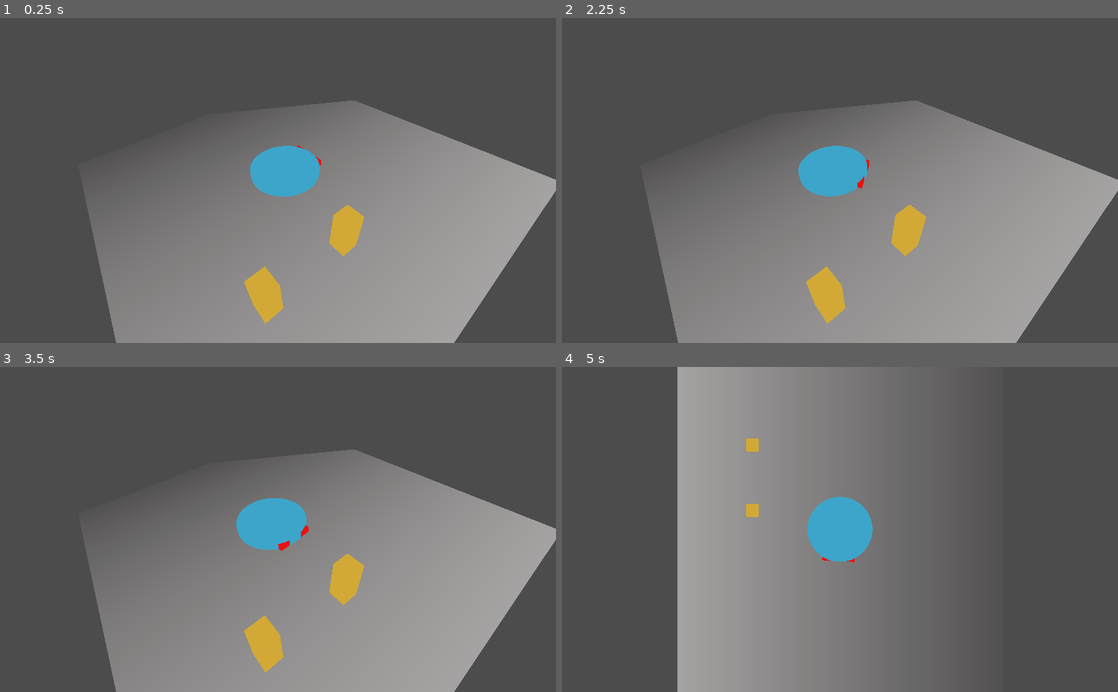
Above: before the commit, frames 1-4 (two rows, left to right).
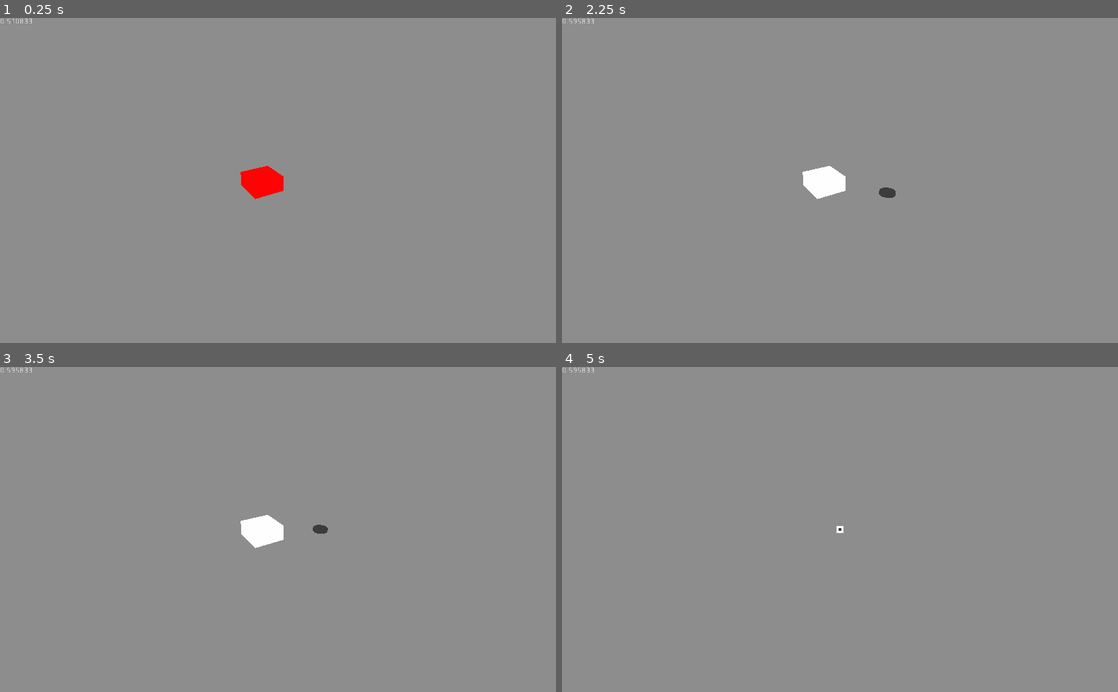
Above: after the commit, the same moments.

Repository: outfrost/slavic-game-jam-2020
Game: Godot game, scene res://Game.tscn
The game is run twice, just before and just after one commit, with the same random seed, the same clock (stepped at 60 frames per second) and the same inputs. Before the commit the project starts from res://MovementTest.tscn.
Inputs:
- Up to frame 1 (0.25 s): no input
- Up to frame 2 (2.25 s): tap Enter at 0.5 s; hold D (turn_right) 0.53-1.28 s; hold S (move_backwards) 1.28-2.03 s; hold D (turn_right) from 2.03 s (still down)
- Up to frame 3 (3.5 s): release D (turn_right) at 2.78 s; hold W (move_forwards) from 2.78 s (still down)
- Up to frame 4 (5 s): release W (move_forwards) at 3.53 s; hold A (turn_left) from 3.53 s (still down); tap R (debug_reset) at 4.15 s; tap C (debug_switch_camera) at 4.9 s

The runs differ from the first frame. In frame 1, 63% of the frame differs, in the area x 0-100%, y 0-100%; in frame 2, 63%; in frame 3, 63%; in frame 4, 69%.

Commit message:
Merge movement and charger, add standard level

Diff:
--- /dev/null
+++ b/Game.gd
@@ -0,0 +1,26 @@
+extends Spatial
+
+const Level = preload("res://Levels/Level.gd")
+
+var current_level = 0
+var current_camera = 0
+var dev_cameras: Array
+
+export var Levels: Array
+
+var current_level_container: Node
+
+func SpawnLevel() -> void:
+	var level_instance: Level = (Levels[current_level] as PackedScene).instance()
+	current_level_container.add_child(level_instance)
+
+func _ready():
+	dev_cameras = self.get_node("devCameras").get_children()
+	dev_cameras[current_camera].make_current()
+	current_level_container = self.get_node("CurrentLevel")
+	SpawnLevel()
+
+func _process(delta):
+	if Input.is_action_just_pressed("debug_switch_camera"):
+		current_camera = (current_camera + 1) % (dev_cameras.size())
+		dev_cameras[current_camera].make_current()
--- /dev/null
+++ b/Game.tscn
@@ -0,0 +1,49 @@
+[gd_scene load_steps=4 format=2]
+
+[ext_resource path="res://Levels/SampleLevel.tscn" type="PackedScene" id=1]
+[ext_resource path="res://Game.gd" type="Script" id=2]
+
+[sub_resource type="Environment" id=1]
+ambient_light_color = Color( 1, 1, 1, 1 )
+
+[node name="Game" type="Spatial"]
+script = ExtResource( 2 )
+Levels = [ ExtResource( 1 ) ]
+
+[node name="CurrentLevel" type="Node" parent="."]
+
+[node name="devCameras" type="Node" parent="."]
+
+[node name="CameraPerspective" type="Camera" parent="devCameras"]
+transform = Transform( 0.525343, -0.383719, 0.759457, 0.0104944, 0.895398, 0.445144, -0.850826, -0.225883, 0.474418, 11.7998, 7.16861, 6.15879 )
+current = true
+far = 300.0
+
+[node name="CameraFlatTop" type="Camera" parent="devCameras"]
+transform = Transform( 1, 0, 0, 0, -1.62921e-07, 1, 0, -1, -1.62921e-07, 0, 90, 0 )
+projection = 1
+size = 100.0
+
+[node name="CameraFlatSide" type="Camera" parent="devCameras"]
+transform = Transform( 1, 0, 0, 0, 1, 0, 0, 0, 1, 0, 0, 90 )
+projection = 1
+size = 100.0
+
+[node name="WorldEnvironment" type="WorldEnvironment" parent="."]
+environment = SubResource( 1 )
+
+[node name="CanvasLayer" type="CanvasLayer" parent="."]
+
+[node name="DebugLabel" type="Label" parent="CanvasLayer"]
+anchor_left = 0.01
+anchor_top = 0.042
+anchor_right = 0.01
+anchor_bottom = 0.042
+margin_left = -10.24
+margin_top = -25.2
+margin_right = 62.76
+margin_bottom = -1.2
+text = "sfsfsdfsdf"
+__meta__ = {
+"_edit_use_anchors_": false
+}
--- /dev/null
+++ b/Levels/Level.gd
@@ -0,0 +1,16 @@
+extends Spatial
+
+#const RobotClass = preload("res://functional/Robot.gd")
+
+export var playable_area_bounds: AABB = AABB(Vector3(0,0,0), Vector3(500, 500, 150))
+
+#var Robot: RobotClass
+#var Chargers: Array
+
+func _ready():
+	#Chargers = self.get_node("Chargers").get_children()
+	#if !Robot:
+	#	Robot = RobotClass.new()
+	#	#TODO: spwn on random charger
+	#	Robot.transform.origin = Chargers[0].transform.origin
+	pass # Replace with function body.
--- /dev/null
+++ b/Levels/SampleLevel.tscn
@@ -0,0 +1,79 @@
+[gd_scene load_steps=8 format=2]
+
+[ext_resource path="res://Levels/Level.gd" type="Script" id=1]
+[ext_resource path="res://functional/ChargingStation.tscn" type="PackedScene" id=2]
+[ext_resource path="res://functional/Robot.tscn" type="PackedScene" id=3]
+
+[sub_resource type="PhysicsMaterial" id=1]
+rough = true
+absorbent = true
+
+[sub_resource type="BoxShape" id=2]
+extents = Vector3( 100, 1, 100 )
+
+[sub_resource type="SpatialMaterial" id=3]
+albedo_color = Color( 0.552941, 0.552941, 0.552941, 1 )
+
+[sub_resource type="PlaneMesh" id=4]
+material = SubResource( 3 )
+size = Vector2( 200, 200 )
+
+[node name="Level" type="Spatial"]
+script = ExtResource( 1 )
+
+[node name="Robot" parent="." instance=ExtResource( 3 )]
+transform = Transform( 1, 0, 0, 0, 1, 0, 0, 0, 1, 0, 0.943766, 0 )
+
+[node name="Chargers" type="Node" parent="."]
+
+[node name="ChargingStation" parent="Chargers" instance=ExtResource( 2 )]
+
+[node name="Node" type="Node" parent="."]
+
+[node name="RoomBounds" type="StaticBody" parent="."]
+transform = Transform( 1, 0, 0, 0, 1, 0, 0, 0, 1, 0, -1, 0 )
+physics_material_override = SubResource( 1 )
+
+[node name="CollisionFloor" type="CollisionShape" parent="RoomBounds"]
+shape = SubResource( 2 )
+
+[node name="MeshFloor" type="MeshInstance" parent="RoomBounds/CollisionFloor"]
+transform = Transform( 1, 0, 0, 0, 1, 0, 0, 0, 1, 0, 1, 0 )
+mesh = SubResource( 4 )
+material/0 = null
+
+[node name="CollisionWall0" type="CollisionShape" parent="RoomBounds"]
+transform = Transform( 1, 0, 0, 0, -1.62921e-07, -1, 0, 1, -1.62921e-07, 0, 101, -101 )
+shape = SubResource( 2 )
+
+[node name="MeshWall" type="MeshInstance" parent="RoomBounds/CollisionWall0"]
+transform = Transform( 1, 0, 0, 0, 1, 0, 0, 0, 1, 0, 1, 0 )
+mesh = SubResource( 4 )
+material/0 = null
+
+[node name="CollisionWall1" type="CollisionShape" parent="RoomBounds"]
+transform = Transform( 1, 0, 0, 0, -1.62921e-07, 1, 0, -1, -1.62921e-07, 0, 101, 101 )
+shape = SubResource( 2 )
+
+[node name="MeshWall" type="MeshInstance" parent="RoomBounds/CollisionWall1"]
+transform = Transform( 1, 0, 0, 0, 1, 0, 0, 0, 1, 0, 1, 0 )
+mesh = SubResource( 4 )
+material/0 = null
+
+[node name="CollisionWall2" type="CollisionShape" parent="RoomBounds"]
+transform = Transform( -1.62921e-07, -1, -1.62921e-07, 0, -1.62921e-07, 1, -1, 1.62921e-07, 2.65431e-14, 101, 101, 0 )
+shape = SubResource( 2 )
+
+[node name="MeshWall" type="MeshInstance" parent="RoomBounds/CollisionWall2"]
+transform = Transform( 1, 0, 0, 0, 1, 0, 0, 0, 1, 0, 1, 0 )
+mesh = SubResource( 4 )
+material/0 = null
+
+[node name="CollisionWall3" type="CollisionShape" parent="RoomBounds"]
+transform = Transform( -1.62921e-07, 1, 1.62921e-07, 0, -1.62921e-07, 1, 1, 1.62921e-07, 2.65431e-14, -101, 101, 0 )
+shape = SubResource( 2 )
+
+[node name="MeshWall" type="MeshInstance" parent="RoomBounds/CollisionWall3"]
+transform = Transform( 1, 0, 0, 0, 1, 0, 0, 0, 1, 0, 1, 0 )
+mesh = SubResource( 4 )
+material/0 = null
--- a/Player/Player.gd
+++ b/Player/Player.gd
@@ -1,25 +1,23 @@
 extends RigidBody
-
 
 var current_camera = 0
 const cameras = ['../CameraPerspective', '../CameraDebugTop', '../CameraDebugSide']
 export var velocity_max_angular = 2
 export var velocity_max_linear = 30
 export var velocity_linear_acceleration = 20
-var PlayerModel: Spatial
+var player_model: Spatial
 
 func _ready():
 	self.get_node(cameras[current_camera]).make_current()
-	PlayerModel = self.get_node('PlayerModel') as Spatial
+	player_model = self.get_node('PlayerModel') as Spatial
 
 func _physics_process(delta):
 	var velocity_abs = self.linear_velocity.length()
-	print(velocity_abs)
 	if Input.is_action_pressed("turn_left") and self.angular_velocity.y < 1 * velocity_max_angular:
-		PlayerModel.rotate_y(1 * delta)
+		player_model.rotate_y(1 * delta)
 	if Input.is_action_pressed("turn_right") and self.angular_velocity.y > -1 * velocity_max_angular:
-		PlayerModel.rotate_y(-1 * delta)
-	var rotataion = PlayerModel.transform.basis.get_euler().y
+		player_model.rotate_y(-1 * delta)
+	var rotataion = player_model.transform.basis.get_euler().y
 	if velocity_abs < velocity_max_linear:
 		if Input.is_action_pressed("move_forwards"):
 			self.add_central_force(Vector3(0, 0, 1 * velocity_linear_acceleration).rotated(Vector3(0,1,0), rotataion))
--- a/functional/Robot.gd
+++ b/functional/Robot.gd
@@ -1,5 +1,9 @@
 extends RigidBody
 
+export var velocity_max_angular = 2
+export var velocity_max_linear = 30
+export var velocity_linear_acceleration = 20
+var player_model: Spatial
 var debug_label: Label
 
 var charge: float = 0.5
@@ -7,6 +11,25 @@
 # Called when the node enters the scene tree for the first time.
 func _ready():
 	debug_label = get_tree().root.find_node("DebugLabel", true, false)
+	player_model = self.get_node('PlayerModel') as Spatial
+
+func _physics_process(delta):
+	var velocity_abs = self.linear_velocity.length()
+	if Input.is_action_pressed("turn_left") and self.angular_velocity.y < 1 * velocity_max_angular:
+		player_model.rotate_y(1 * delta)
+	if Input.is_action_pressed("turn_right") and self.angular_velocity.y > -1 * velocity_max_angular:
+		player_model.rotate_y(-1 * delta)
+	var rotataion = player_model.transform.basis.get_euler().y
+	if velocity_abs < velocity_max_linear:
+		if Input.is_action_pressed("move_forwards"):
+			self.add_central_force(Vector3(0, 0, 1 * velocity_linear_acceleration).rotated(Vector3(0,1,0), rotataion))
+		if Input.is_action_pressed("move_backwards"):
+			self.add_central_force(Vector3(0, 0, -1 * velocity_linear_acceleration).rotated(Vector3(0,1,0), rotataion))
+	if Input.is_action_pressed("debug_reset"):
+		self.angular_velocity = Vector3(0,0,0)
+		self.linear_velocity = Vector3(0,0,0)
+		self.transform = Transform.IDENTITY
+		self.transform.origin.y = 5.585
 
 
 # Called every frame. 'delta' is the elapsed time since the previous frame.
--- a/functional/Robot.tscn
+++ b/functional/Robot.tscn
@@ -1,6 +1,13 @@
-[gd_scene load_steps=5 format=2]
+[gd_scene load_steps=9 format=2]
 
 [ext_resource path="res://functional/Robot.gd" type="Script" id=1]
+[ext_resource path="res://Assets/Characters/Char1_Eyes.fbx" type="PackedScene" id=2]
+[ext_resource path="res://Assets/Characters/Char1_Body.fbx" type="PackedScene" id=3]
+[ext_resource path="res://Assets/Characters/Char1_Arm.fbx" type="PackedScene" id=4]
+
+[sub_resource type="PhysicsMaterial" id=4]
+friction = 0.0
+rough = true
 
 [sub_resource type="CylinderMesh" id=1]
 top_radius = 0.4
@@ -11,16 +18,27 @@
 albedo_color = Color( 0.741176, 0.639216, 0.368627, 1 )
 
 [sub_resource type="CylinderShape" id=3]
-radius = 0.4
-height = 0.2
+radius = 0.5
+height = 0.3
 
 [node name="Robot" type="RigidBody"]
-mass = 4.0
+physics_material_override = SubResource( 4 )
 script = ExtResource( 1 )
 
-[node name="MeshInstance" type="MeshInstance" parent="."]
+[node name="PlayerModel" type="Spatial" parent="."]
+transform = Transform( 0.5, 0, 0, 0, 0.5, 0, 0, 0, 0.5, 0, 0, 0 )
+
+[node name="Char1_Arm" parent="PlayerModel" instance=ExtResource( 4 )]
+
+[node name="Char1_Body" parent="PlayerModel" instance=ExtResource( 3 )]
+
+[node name="Char1_Eyes" parent="PlayerModel" instance=ExtResource( 2 )]
+
+[node name="MeshInstance" type="MeshInstance" parent="PlayerModel"]
+visible = false
 mesh = SubResource( 1 )
 material/0 = SubResource( 2 )
 
 [node name="CollisionShape" type="CollisionShape" parent="."]
+transform = Transform( 1, 0, 0, 0, 1, 0, 0, 0, 1, 0, 0.14372, 0 )
 shape = SubResource( 3 )
--- a/project.godot
+++ b/project.godot
@@ -16,7 +16,7 @@
 [application]
 
 config/name="SGJ20"
-run/main_scene="res://MovementTest.tscn"
+run/main_scene="res://Game.tscn"
 config/icon="res://icon.png"
 
 [input]
Not shown: 2 places in testeroni.tscn that only renumber resources
